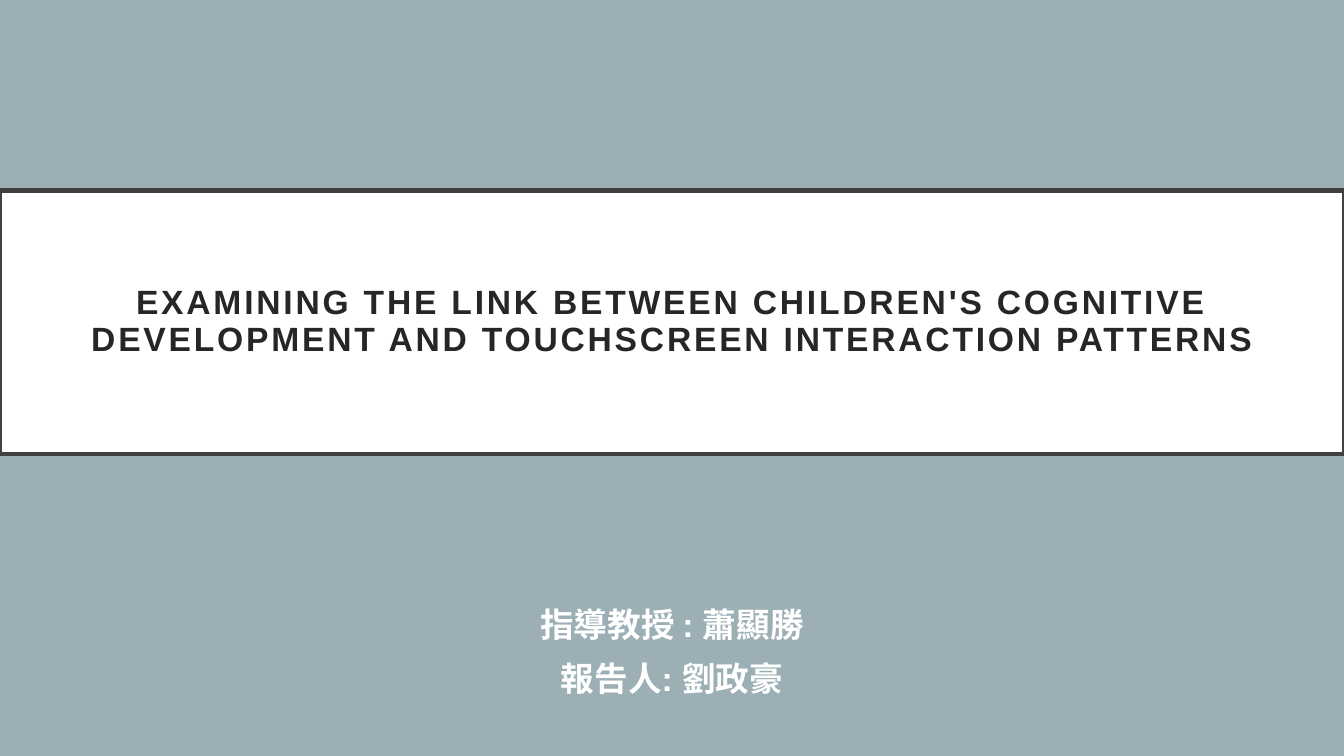
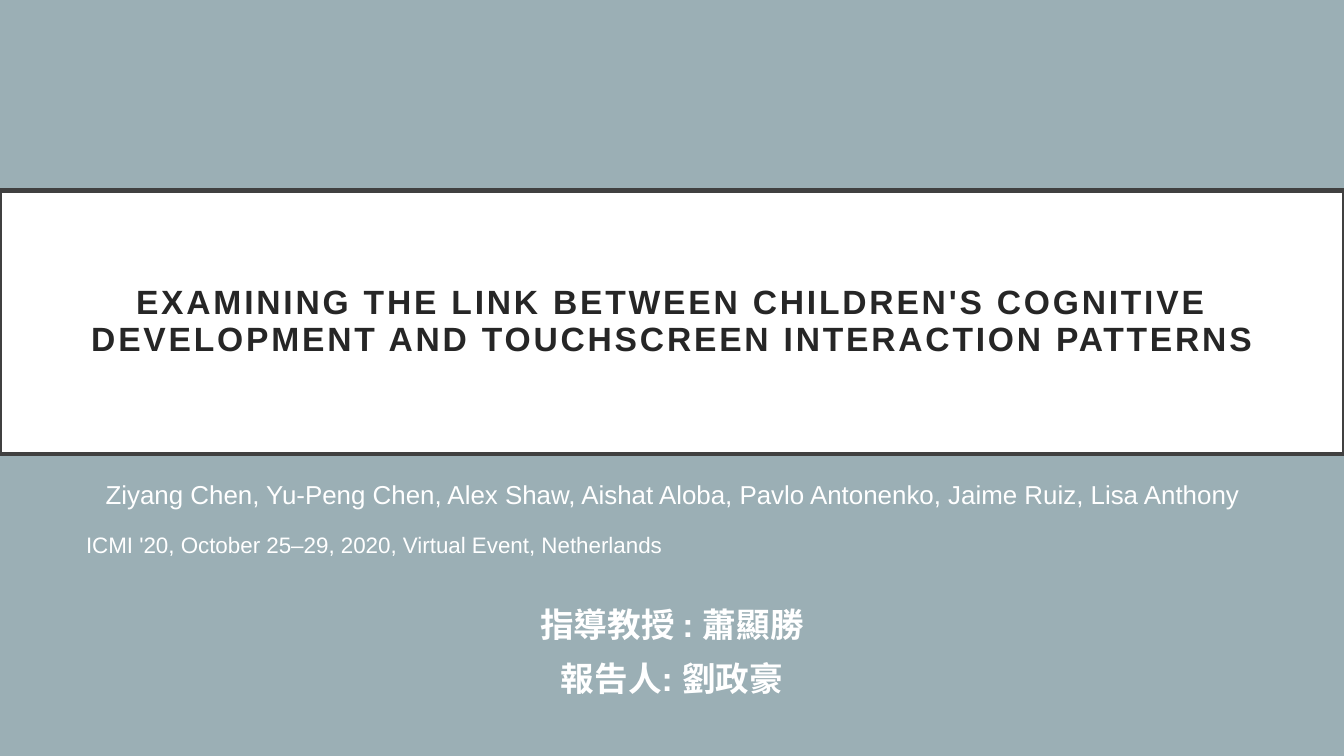
Before and after one commit to crkteam/school, a slide deck: slide 1 of 我的論文/2021-9-26報告內容/2021-9-27.pptx. Drawn at 1344x756 pixels with LibreOffice and Linux fonts; fonts in the diff are those of the drawing. Boxes give left, top, right and bottom in pixels: in the first picture for what was removed or moved away, otherwise in the second. Text is boxed around its words. In the diff, an @@ line names an element or a change of style, - is before the commit and + after.

```diff
--- a/我的論文/2021-9-26報告內容/2021-9-27.pptx
+++ b/我的論文/2021-9-26報告內容/2021-9-27.pptx
@@ text added at box(106, 485, 1239, 509), 18.5 pt, text #FFFFFF @@
+Ziyang Chen, Yu-Peng Chen, Alex Shaw, Aishat Aloba, Pavlo Antonenko, Jaime Ruiz, Lisa Anthony
@@ text added at box(86, 537, 661, 556), 16 pt, text #FFFFFF @@
+ICMI '20, October 25–29, 2020, Virtual Event, Netherlands
```
Also in this commit, not shown: 6 other slides changed, 2 other files.
